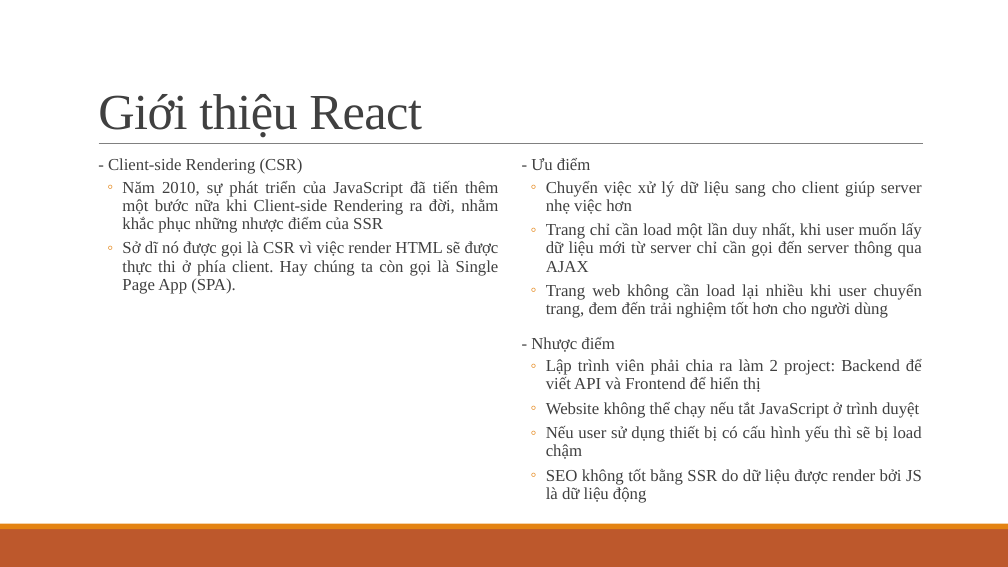
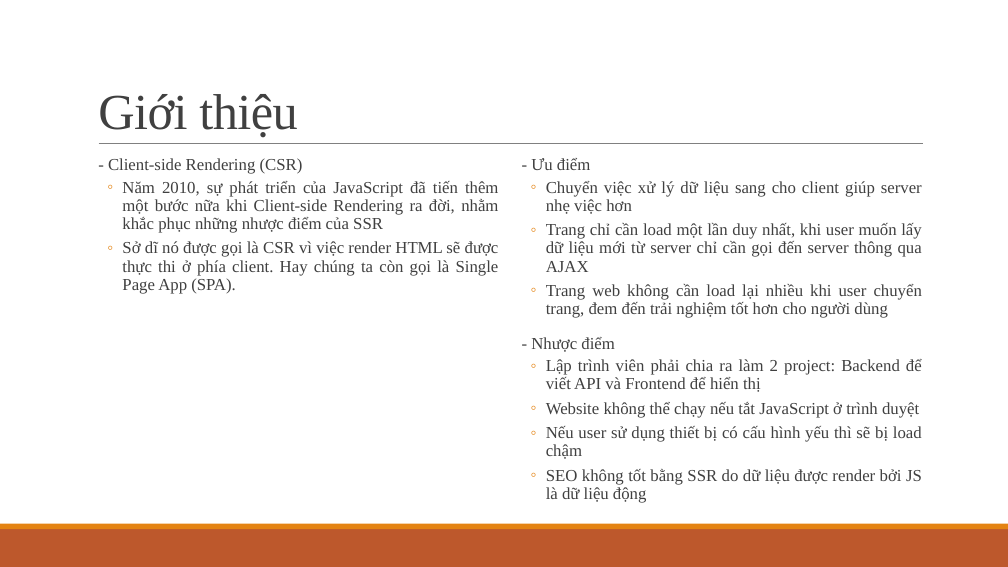
Before and after one commit to ddinhftieens/tranning-react, a slide deck: slide 6 of react_ts.pptx. Drawn at 1008x567 pixels with LibreOffice and Linux fonts; fonts in the diff are those of the drawing. Boxes give left, top, right and bottom in pixels: in the first picture for what was removed or moved away, otherwise in the second. Text is boxed around its words. In the diff, an @@ line names an element or a change of style, - is before the commit and + after.

```diff
--- a/react_ts.pptx
+++ b/react_ts.pptx
@@ title at box(98, 94, 298, 138): text changed @@
-Giới thiệu React
+Giới thiệu
```
Also in this commit, not shown: 4 other slides changed, 3 slides added.
